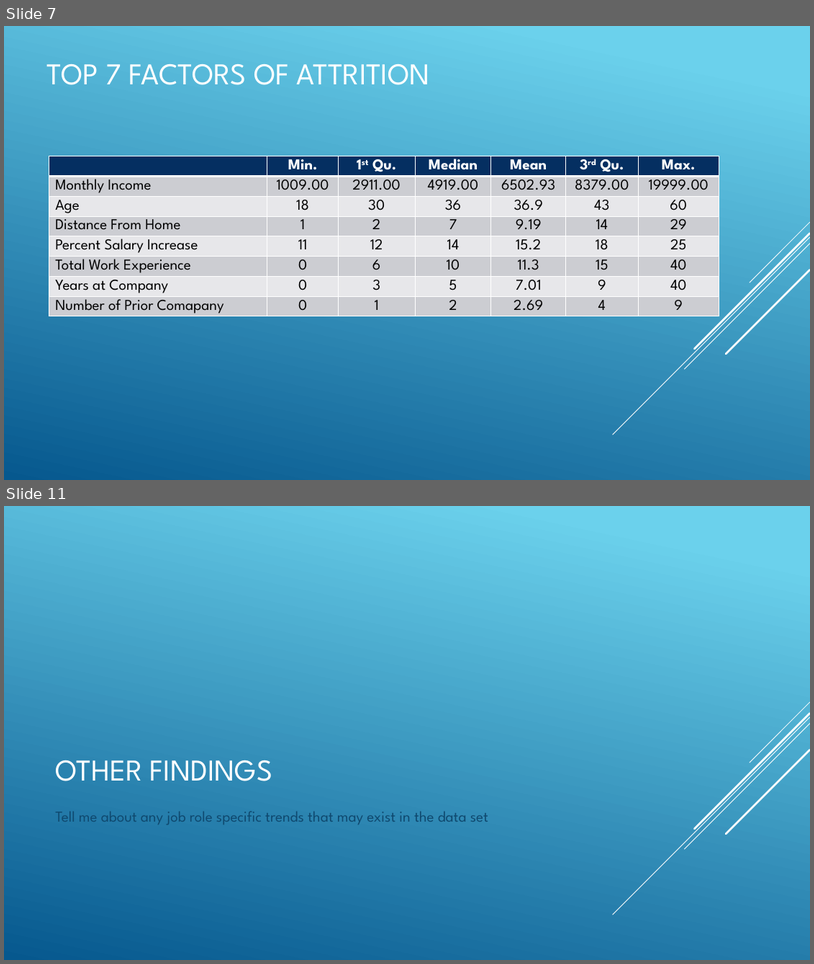
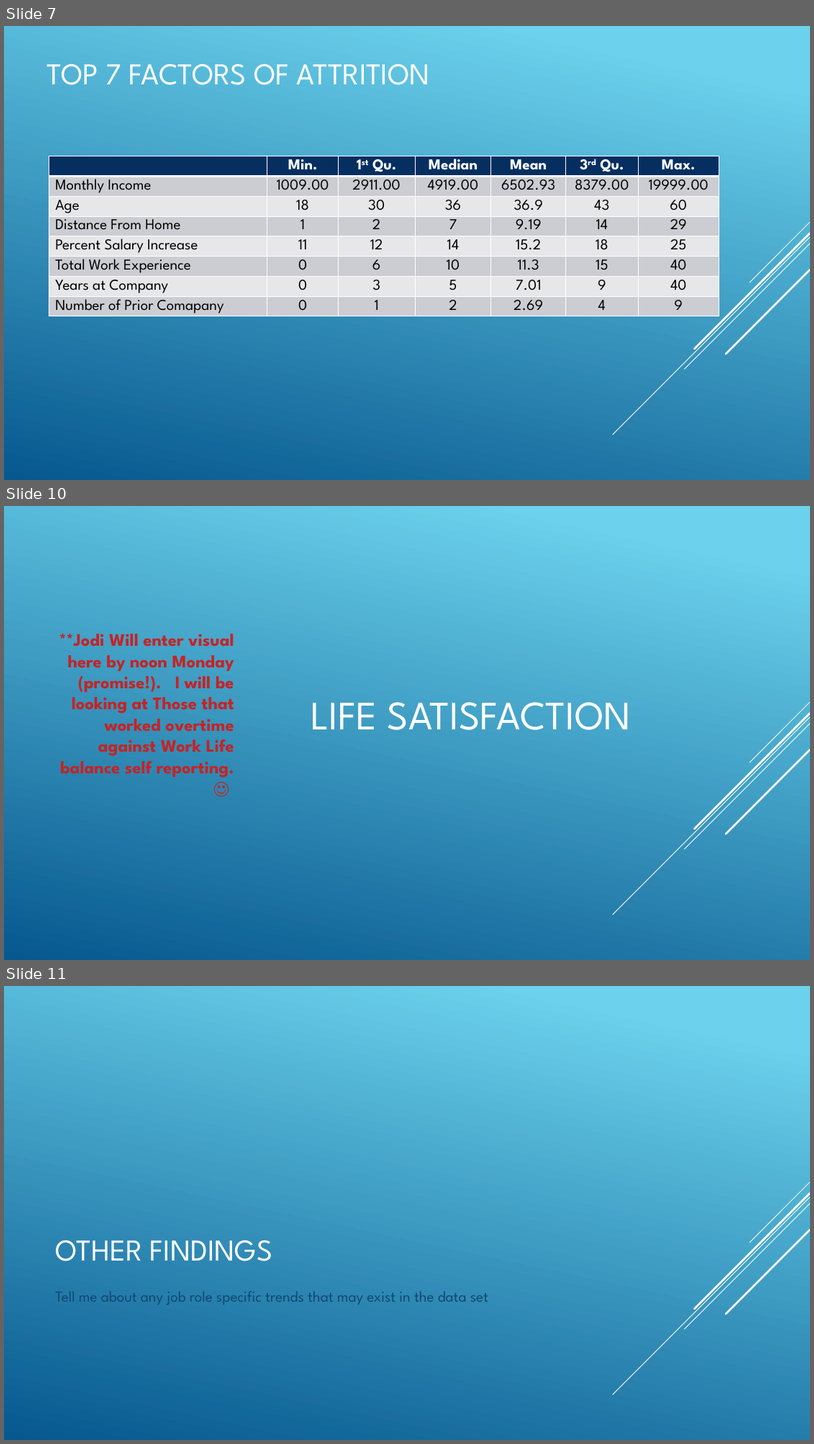
Before and after one commit to R-Chandna/MSDS6306_CaseStudy_2, a slide deck: Attrition_Case_Study_2_pptx_TAJAR_IP.pptx. Shown one above the other, each under a label of ours: slides 7 and 11 before the commit, slides 7, 10 and 11 after it; the slides between them are not shown. The pictures are 814x964 and 814x1444 pixels, drawn with LibreOffice and Linux fonts; fonts in the diff are those of the drawing. Boxes give left, top, right and bottom in pixels: in the first picture for what was removed or moved away, otherwise in the second. Text is boxed around its words. In the diff, an @@ line names an element or a change of style, - is before the commit and + after.

```diff
--- a/Attrition_Case_Study_2_pptx_TAJAR_IP.pptx
+++ b/Attrition_Case_Study_2_pptx_TAJAR_IP.pptx
@@ slide 10 added at [4, 506, 810, 960], background gradient #6ED2EB to #06588E; not listed: 5 template elements that a slide beside it also shows @@
@@ text added at [59, 633, 234, 777], 21 pt, text #C62324, bold @@
+**Jodi Will enter visual here by noon Monday (promise!). I will be looking at Those that worked overtime against Work Life balance self reporting. ☺
@@ title added at [311, 702, 631, 730], 48 pt, text #FFFFFF @@
+LIFE SATISFACTION
```
Also in this commit, not shown: 2 slides changed, 15 other files.
